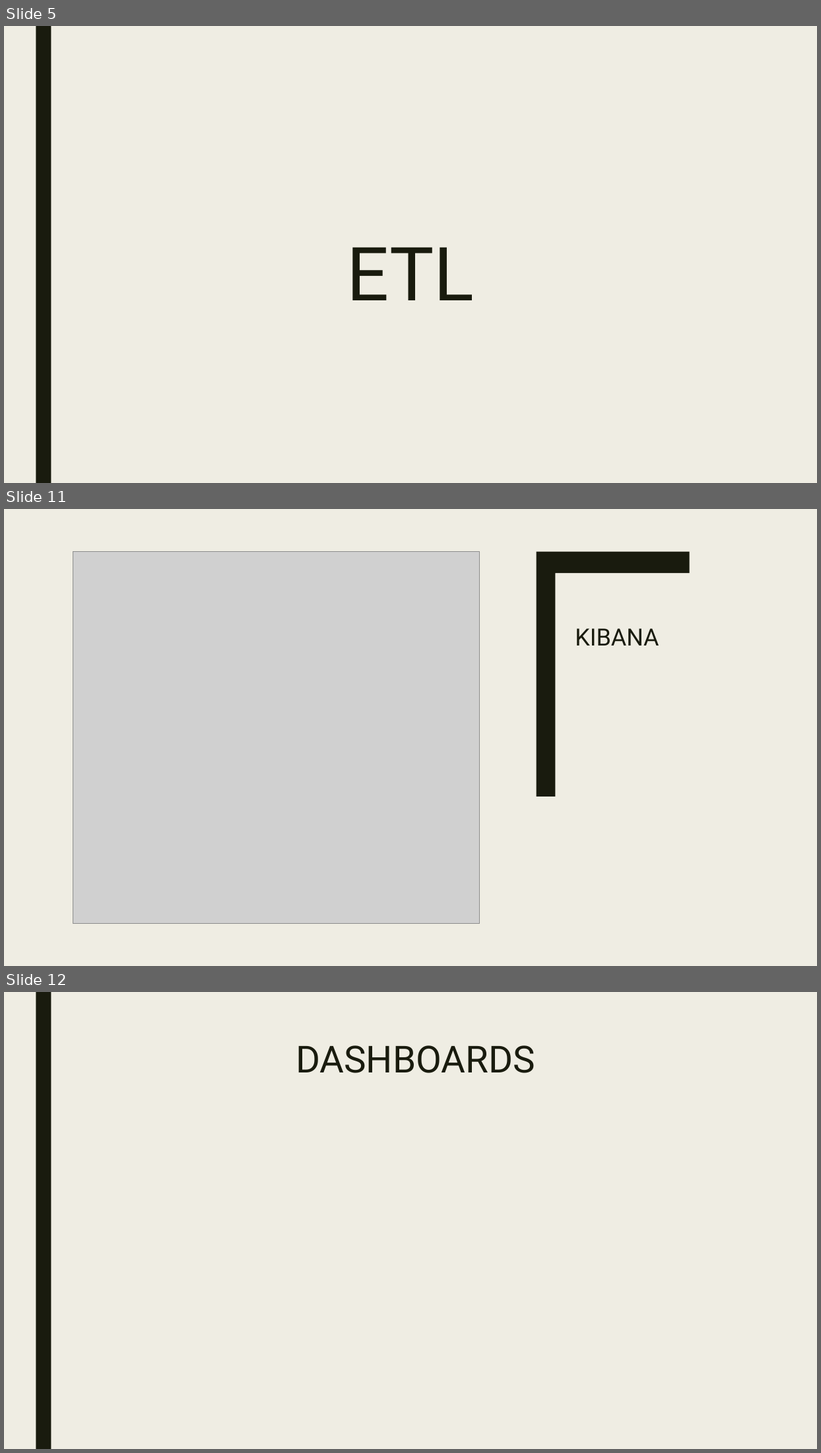
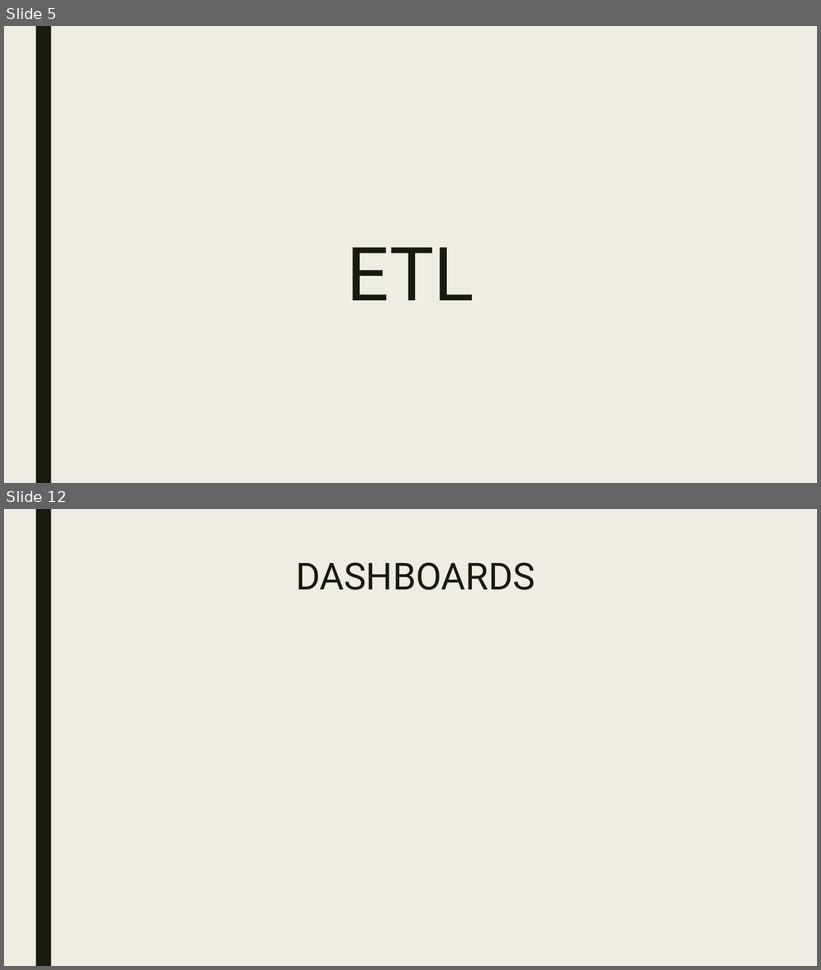
Before and after one commit to CUBigDataClass/Indian-Premier-League, a slide deck: Data Analysis & Visualisations of IPL.pptx. Shown one above the other, each under a label of ours: slides 5, 11 and 12 before the commit, slides 5 and 12 after it; the slides between them are not shown. The pictures are 821x1453 and 821x970 pixels, drawn with LibreOffice and Linux fonts; fonts in the diff are those of the drawing; grey boxes stand for pictures. Boxes give left, top, right and bottom in pixels: in the first picture for what was removed or moved away, otherwise in the second. Text is boxed around its words. In the diff, an @@ line names an element or a change of style, - is before the commit and + after.

```diff
--- a/Data Analysis & Visualisations of IPL.pptx
+++ b/Data Analysis & Visualisations of IPL.pptx
@@ slide 11 removed at (4,509,817,966), background #EFEDE3; not listed: 1 template element that a slide beside it also shows @@
@@ rectangle removed at (4,509,817,966) @@
@@ picture removed at (73,552,480,923) @@
@@ freeform shape removed at (537,552,690,797) @@
@@ title removed at (575,628,659,646) @@
-KIBANA
```
Also in this commit, not shown: 6 slides changed, 2 slides added, 1 other slide removed.
